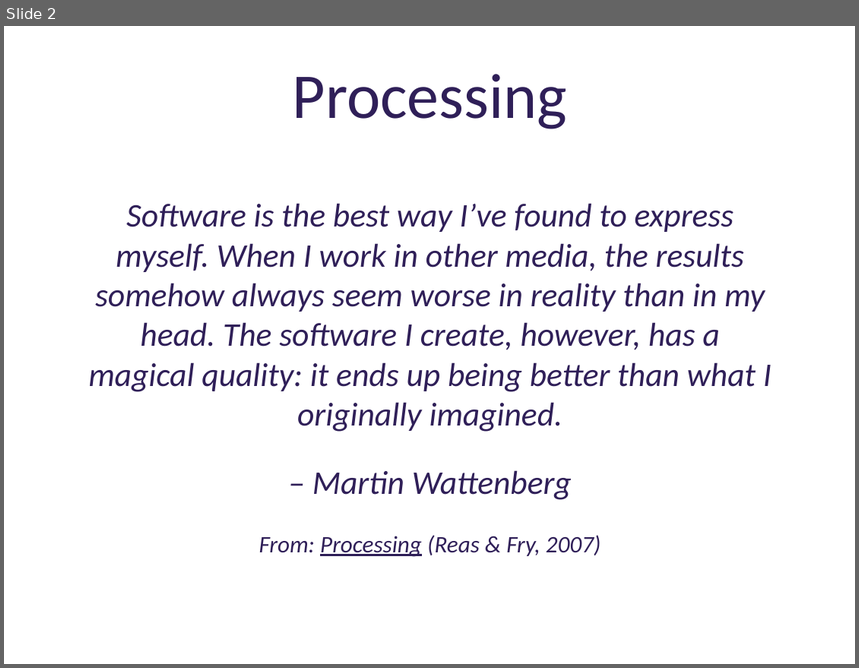
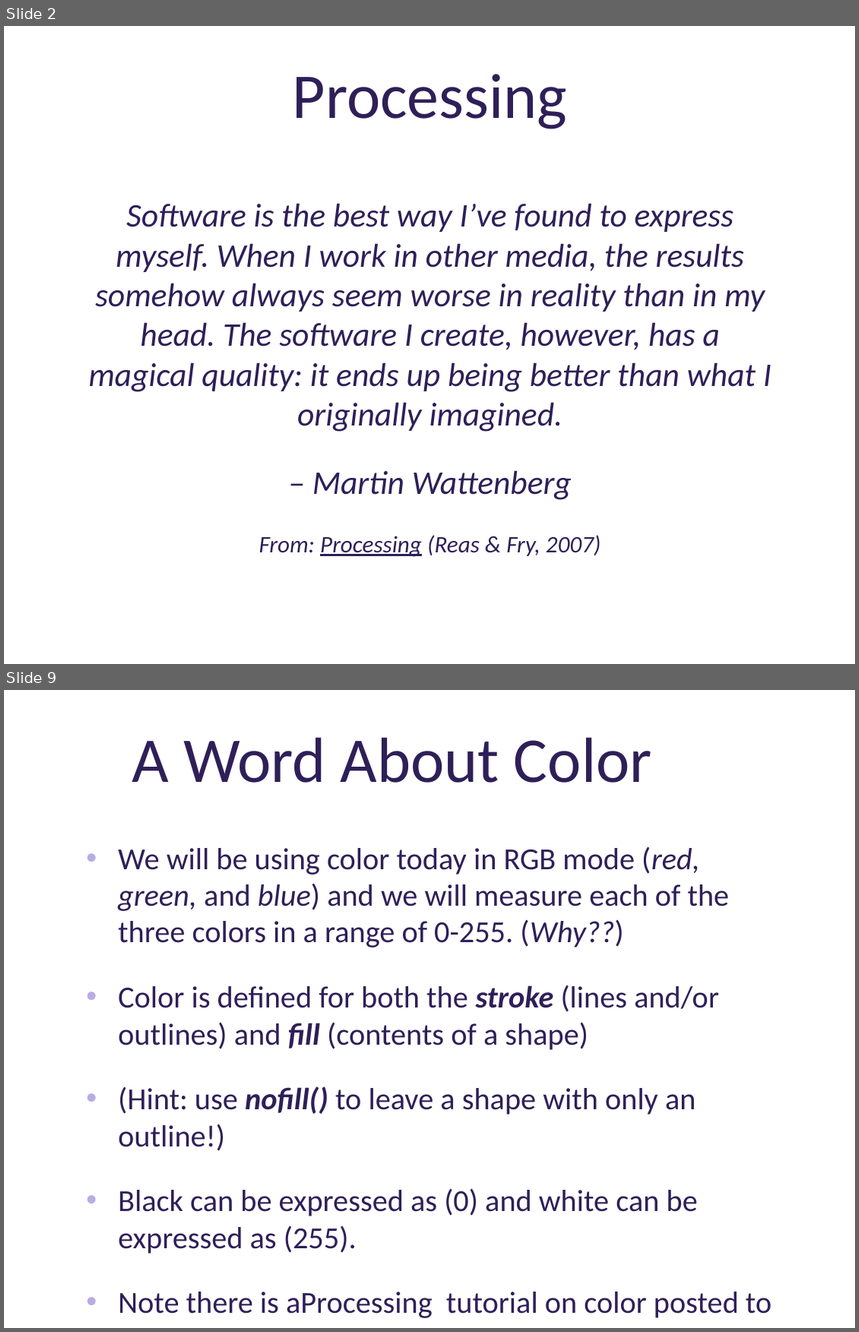
Before and after one commit to deenaengel/TF3_ProcessingSlides, a slide deck: Processing_Presentation_TF3_DE_notes.pptx. Shown one above the other, each under a label of ours: slide 2 before the commit, slides 2 and 9 after it; the slides between them are not shown. The pictures are 859x668 and 859x1332 pixels, drawn with LibreOffice and Linux fonts; fonts in the diff are those of the drawing; background and template pictures are left out. Boxes give left, top, right and bottom in pixels: in the first picture for what was removed or moved away, otherwise in the second. Text is boxed around its words. In the diff, an @@ line names an element or a change of style, - is before the commit and + after.

Commit message:
Added introduction to color, shapes; brief bibliography for Part 1

```diff
--- a/Processing_Presentation_TF3_DE_notes.pptx
+++ b/Processing_Presentation_TF3_DE_notes.pptx
@@ slide 9 added at (4, 690, 855, 1328), background picture (left out) @@
@@ title added at (132, 737, 652, 783), 54 pt, text #2F1F58 @@
+A Word About Color
@@ text added at (118, 847, 772, 1319), 25.9 pt, text #2F1F58 @@
+• We will be using color today in RGB mode (red, green, and blue) and we will measure each of the three colors in a range of 0-255. (Why??)
+• Color is defined for both the stroke (lines and/or outlines) and fill (contents of a shape)
+• (Hint: use nofill() to leave a shape with only an outline!)
+• Black can be expressed as (0) and white can be expressed as (255).
+• Note there is aProcessing tutorial on color posted to https://www.processing.org/tutorials/color/
```
Also in this commit, not shown: 2 slides changed, 15 other slides added, 1 slide removed.
